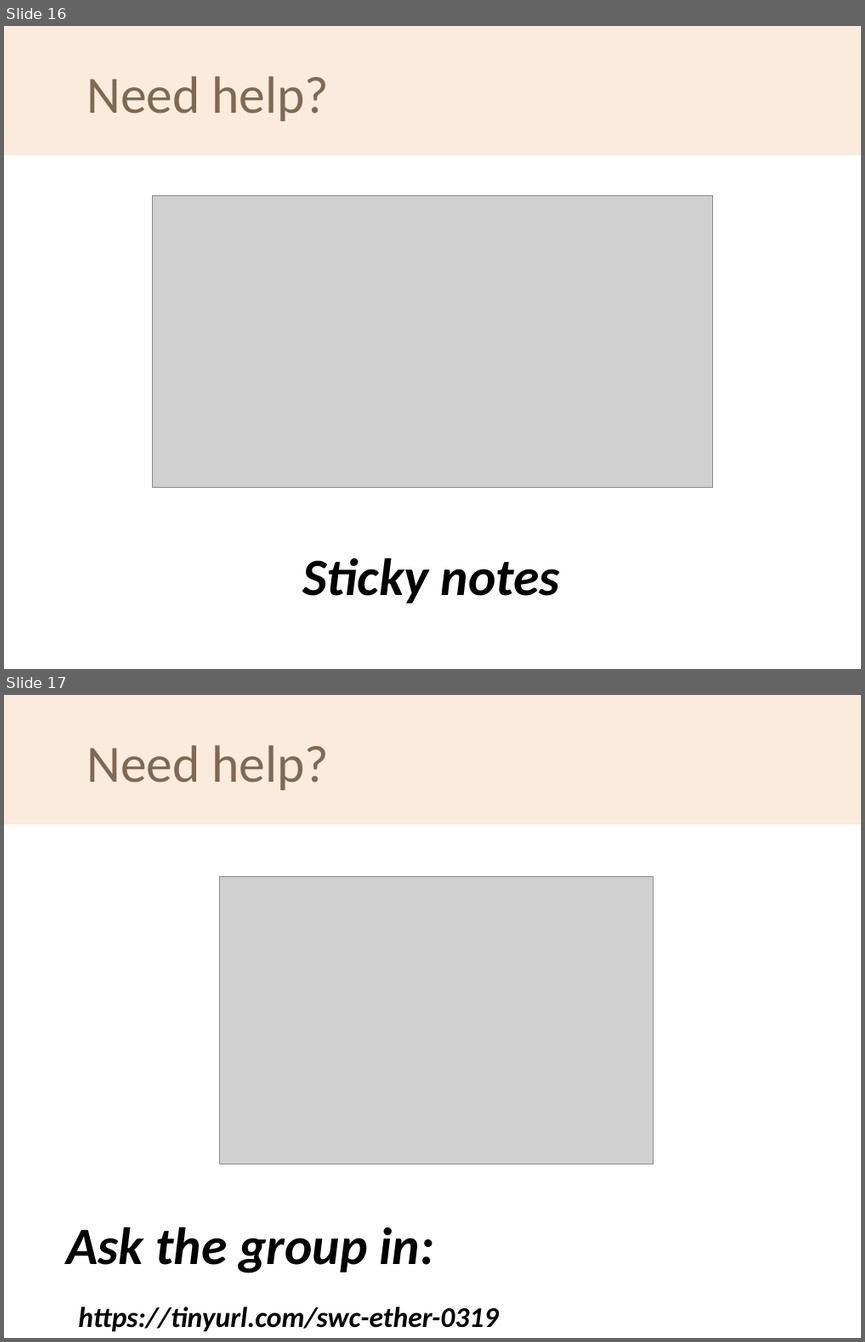
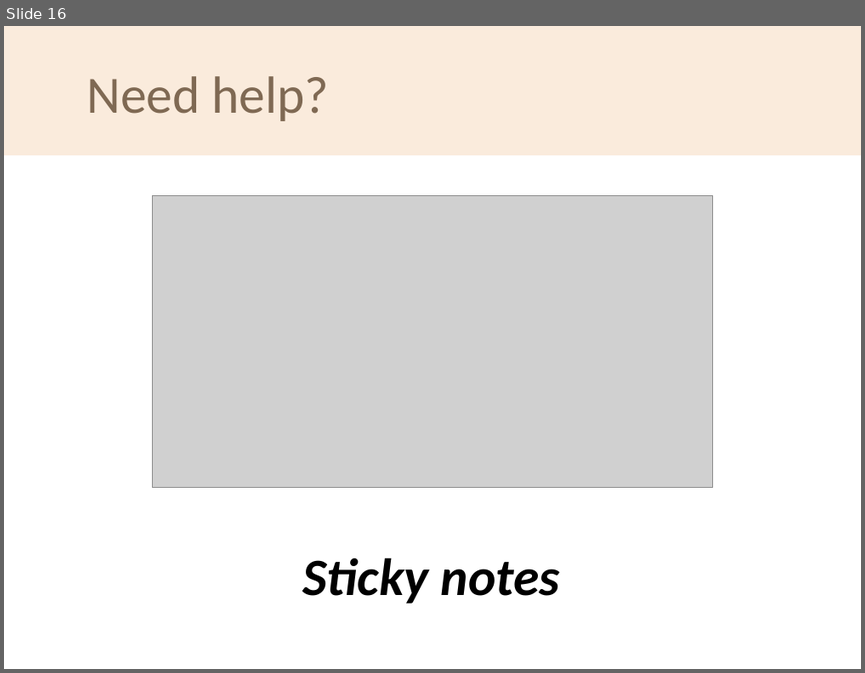
Before and after one commit to Southampton-RSG/2021-11-1-socobio-crs, a slide deck: welcome/swc-rsg-short-intro.odp. Shown one above the other, each under a label of ours: slides 16 and 17 before the commit, slide 16 after it. The pictures are 865x1342 and 865x673 pixels, drawn with LibreOffice and Linux fonts; fonts in the diff are those of the drawing; grey boxes stand for pictures; background and template pictures are left out. Boxes give left, top, right and bottom in pixels: in the first picture for what was removed or moved away, otherwise in the second. Text is boxed around its words. In the diff, an @@ line names an element or a change of style, - is before the commit and + after.

```diff
--- a/welcome/swc-rsg-short-intro.odp
+++ b/welcome/swc-rsg-short-intro.odp
@@ slide 17 removed at bbox=[4, 695, 861, 1338], background #FFFFFF; not listed: 1 template element that a slide beside it also shows @@
@@ title removed at bbox=[86, 745, 330, 790] @@
-Need help?
@@ picture removed at bbox=[220, 876, 653, 1163] @@
@@ text removed at bbox=[66, 1226, 498, 1332] @@
-Ask the group in:
-https://tinyurl.com/swc-ether-0319
```
Also in this commit, not shown: 6 slides changed, 3 other files.
